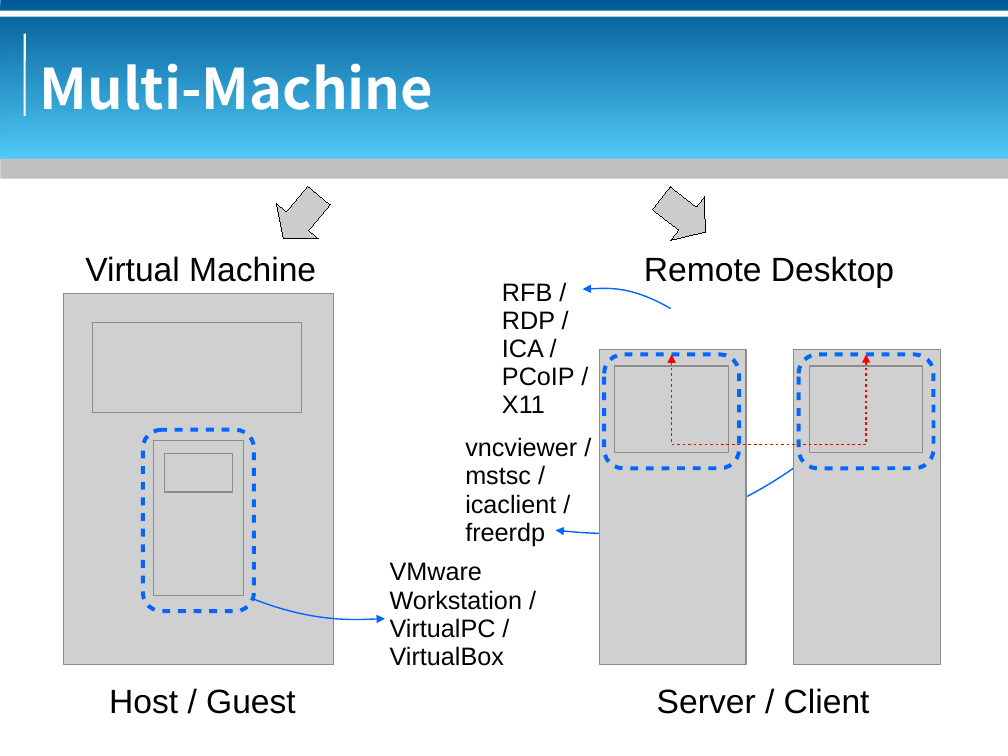
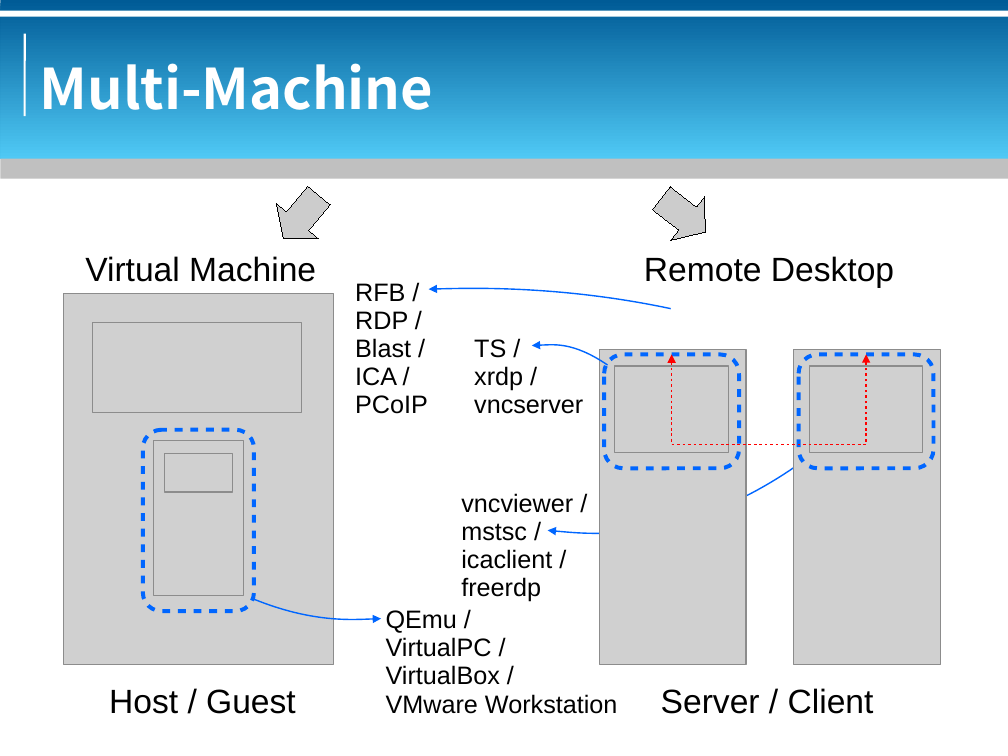
Before and after one commit to bluebat/.presentations, a slide deck: slide 5 of vdi-historical-overview.odp. Drawn at 1008x756 pixels with LibreOffice and Linux fonts; fonts in the diff are those of the drawing; grey boxes stand for pictures; background and template pictures are left out. Boxes give left, top, right and bottom in pixels: in the first picture for what was removed or moved away, otherwise in the second. Text is boxed around its words. In the diff, an @@ line names an element or a change of style, - is before the commit and + after.

```diff
--- a/vdi-historical-overview.odp
+++ b/vdi-historical-overview.odp
@@ text "RFB /": place and size @@
-text "RFB /" at <box>502,283,575,413</box>
+text "RFB /" at <box>355,283,428,414</box>
@@ freeform shape: place and size @@
-freeform shape at <box>583,288,670,308</box>
+freeform shape at <box>428,288,670,308</box>
@@ text at <box>355,338,411,358</box>: paragraph added @@
+Blast /
@@ text added at <box>474,339,583,414</box>, 18 pt, text #000000 @@
+TS /
+xrdp /
+vncserver
@@ freeform shape added at <box>532,345,608,365</box>, outline #0066FF 0.99 pt @@
@@ text at <box>355,395,428,414</box>: text changed @@
-PCoIP /
-X11
+PCoIP
@@ freeform shape: place and size @@
-freeform shape at <box>555,457,809,532</box>
+freeform shape at <box>547,457,809,532</box>
@@ text "vncviewer /": place and size @@
-text "vncviewer /" at <box>465,437,577,546</box>
+text "vncviewer /" at <box>461,493,573,602</box>
@@ freeform shape: place and size @@
-freeform shape at <box>254,599,385,619</box>
+freeform shape at <box>254,599,381,619</box>
@@ text "QEmu /": place and size @@
-text "QEmu /" at <box>390,562,522,666</box>
+text "QEmu /" at <box>386,610,618,714</box>
@@ text at <box>386,610,457,633</box>: text changed @@
-VMware Workstation /
+QEmu /
@@ text at <box>386,665,618,714</box>: text changed @@
-VirtualBox
+VirtualBox /
+VMware Workstation
@@ text "Server / Client": place and size @@
-text "Server / Client" at <box>657,688,870,714</box>
+text "Server / Client" at <box>661,688,874,714</box>
```
Also in this commit, not shown: 1 other slide changed, 1 other file.
